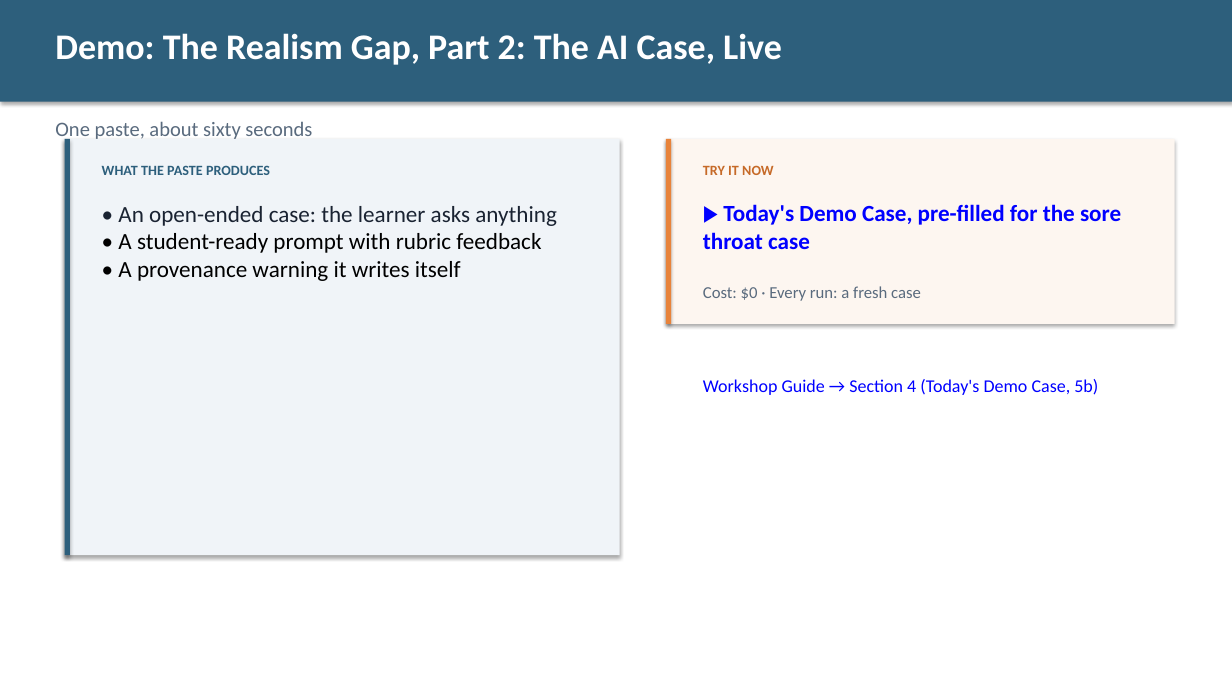
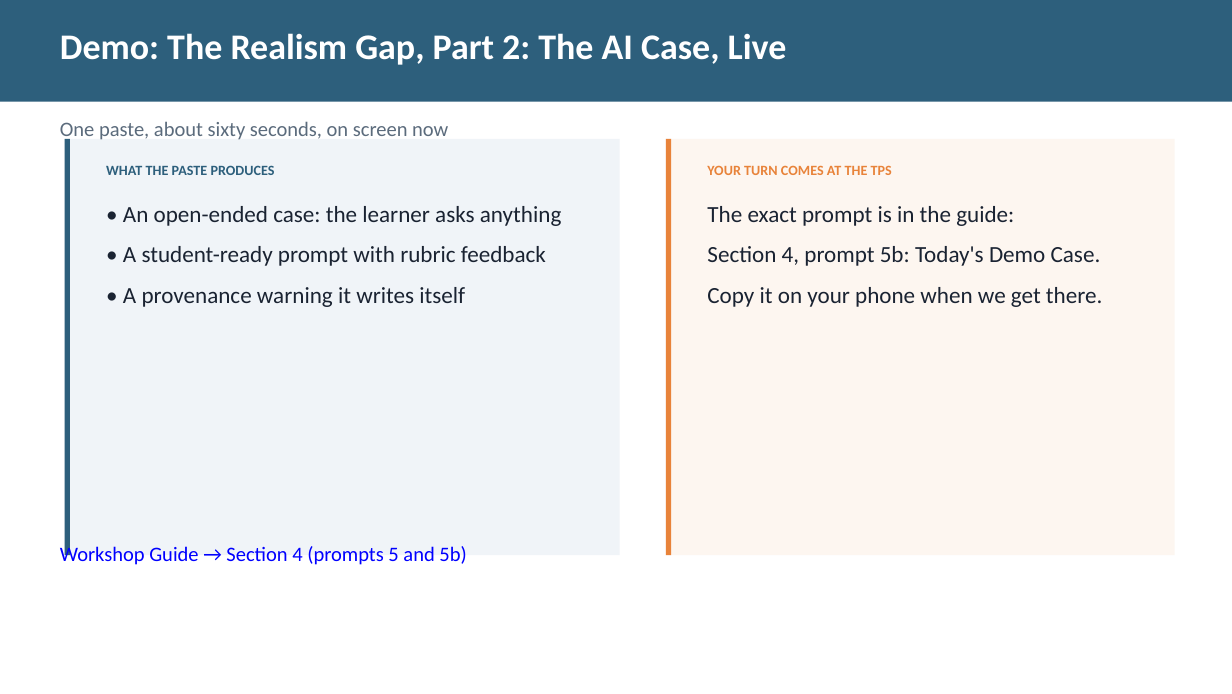
Before and after one commit to diana-brewer/digital-learning-unlocked, a slide deck: slide 6 of Digital Learning Unlocked - Slide Deck.pptx. Drawn at 1232x694 pixels with LibreOffice and Linux fonts; fonts in the diff are those of the drawing. Boxes give left, top, right and bottom in pixels: in the first picture for what was removed or moved away, otherwise in the second. Text is boxed around its words. In the diff, an @@ line names an element or a change of style, - is before the commit and + after.

```diff
--- a/Digital Learning Unlocked - Slide Deck.pptx
+++ b/Digital Learning Unlocked - Slide Deck.pptx
@@ text "Demo: The Realism Gap, Part ...": place and size @@
-text "Demo: The Realism Gap, Part ..." at [55, 33, 782, 65]
+text "Demo: The Realism Gap, Part ..." at [60, 33, 787, 65]
@@ text at [60, 121, 448, 142]: text changed; text colour #5A6B7E to #5B6B7C @@
-One paste, about sixty seconds
+One paste, about sixty seconds, on screen now
@@ shadow off in 5 elements at [0, 0, 1232, 102], [65, 139, 620, 555], [65, 139, 70, 555], [666, 139, 1175, 555], [666, 139, 671, 555] @@
@@ rectangle: place and size @@
-rectangle at [666, 139, 1175, 324]
+rectangle at [666, 139, 1175, 555]
@@ rectangle: place and size @@
-rectangle at [666, 139, 671, 324]
+rectangle at [666, 139, 671, 555]
@@ text "WHAT THE PASTE PRODUCES": place and size @@
-text "WHAT THE PASTE PRODUCES" at [102, 165, 270, 175]
+text "WHAT THE PASTE PRODUCES" at [106, 165, 275, 175]
@@ text at [707, 165, 892, 175]: text changed; text colour #C66A28 to #E8833A @@
-TRY IT NOW
+YOUR TURN COMES AT THE TPS
@@ text "• An open-ended case: the ..." at [123, 206, 561, 307]: text colour #000000 to #1A2332 in "• A student-ready prompt with rubric feedback", "• A provenance warning it writes itself"; less space between paragraphs; more space between paragraphs @@
@@ text removed at [703, 204, 1121, 249] @@
-▶ Today's Demo Case, pre-filled for the sore throat case
@@ text at [707, 206, 1102, 307]: text changed; size 14 to 18 pt; text colour #0000FF to #1A2332 @@
-Workshop Guide → Section 4 (Today's Demo Case, 5b)
+The exact prompt is in the guide:
+Section 4, prompt 5b: Today's Demo Case.
+Copy it on your phone when we get there.
@@ text removed at [703, 286, 921, 301] @@
-Cost: $0 · Every run: a fresh case
@@ text added at [60, 544, 466, 565], 16 pt, text #0000FF @@
+Workshop Guide → Section 4 (prompts 5 and 5b)
```
Also in this commit, not shown: 10 other slides changed, 1 slide removed, 2 other files.
